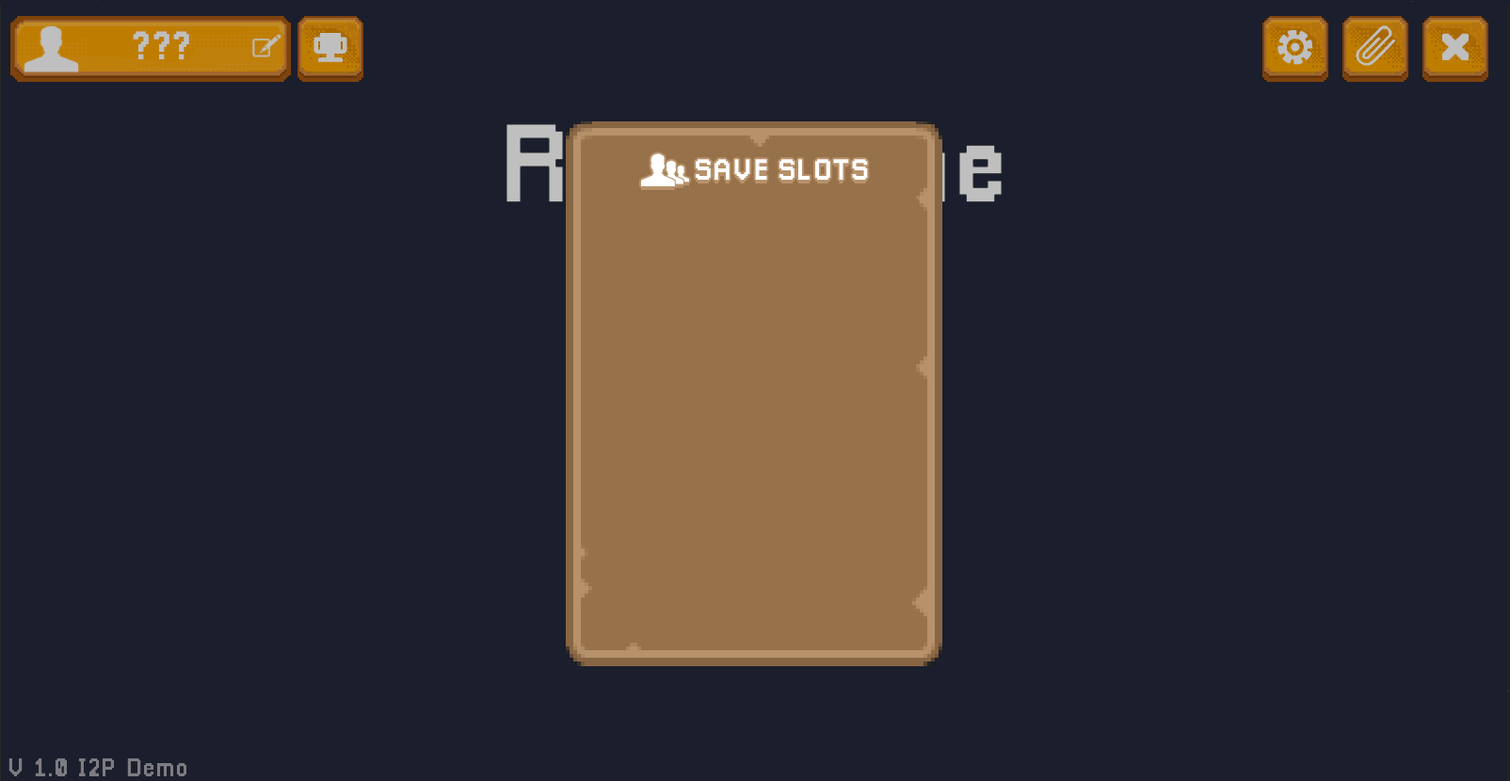
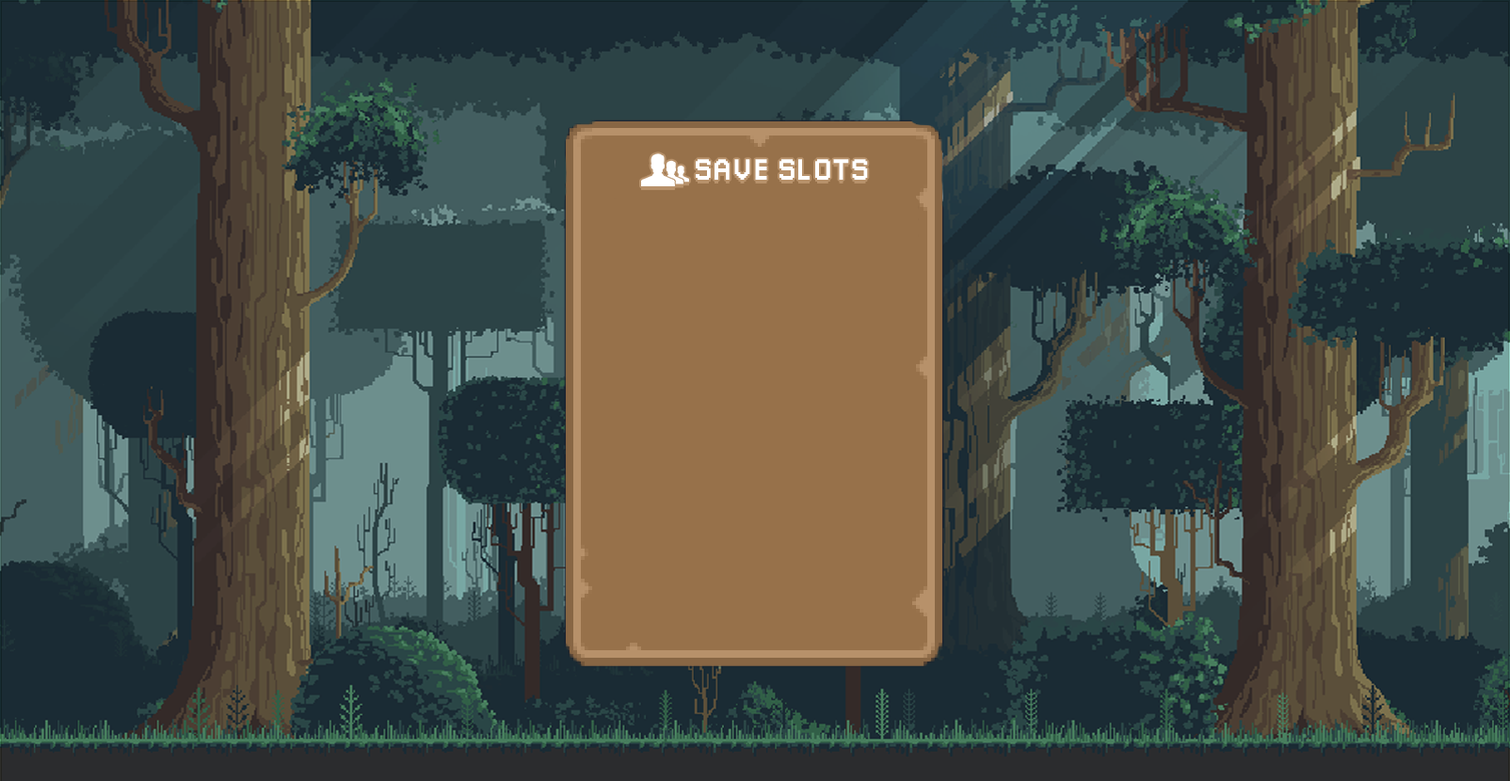
Two versions of the same layered image (1510x781). Layer-by-layer changes:
removed layer "???" over [132, 31, 190, 60]
added layer "Layer 2" above "Rectangle 1" over [554, 119, 945, 668]
added layer "Rectangle 1" (25%) above "Layer 3" over [0, 0, 1509, 781]
added layer "Layer 3" above "Layer 1" over [0, 0, 1510, 781]
hid "Layer 1", painted on it over [0, 0, 1510, 781]
